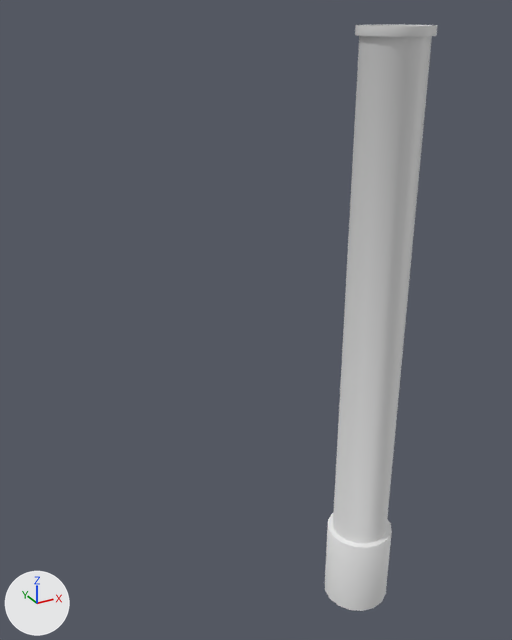
Two versions of the FBX model Escape Bloodhill Unity/Assets/Level Design/Nathan Assets/Basement Assets/Instance/Basement_CylPillar.fbx, one commit apart.
Rendered twice from a 50 mm lens placed at (-34.41, -5.89, 2.55), pointed at (-32.86, -3.08, 1.14). Arrows for +X, +Y and +Z are at lower left; the lights stay in place.

The first picture shows 'Basement_ConcretePillar.001'.
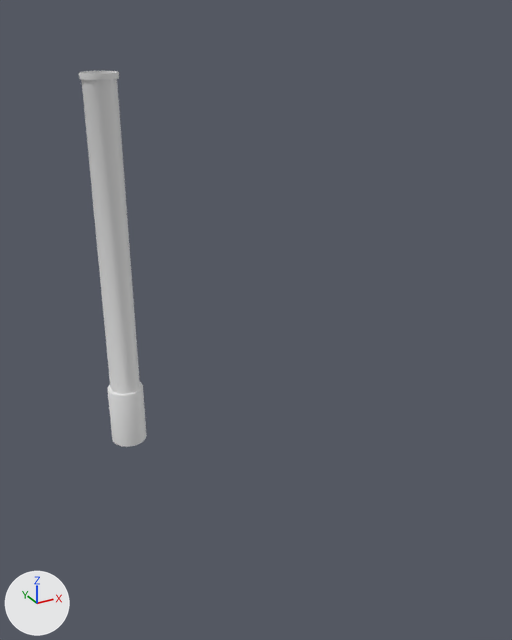
Commit message: Added Cylinder Pillar

Patch to the scene script:
```diff
--- a/Escape Bloodhill Unity/Assets/Level Design/Nathan Assets/Basement Assets/Instance/Basement_CylPillar.fbx.py
+++ b/Escape Bloodhill Unity/Assets/Level Design/Nathan Assets/Basement Assets/Instance/Basement_CylPillar.fbx.py
@@ me_mesh_003 @@
 me_mesh_003.from_pydata(...)  # 224 vertices, 208 faces; spans x -0.15..0.15, y -0.15..0.15, z -0.5..2.0
 # used by ob_basement_concretepillar_001; location = (-32.737, -3.831, 2.004); rotation_euler = (0.0, -3.142, 0.0), in degrees (0, -180, 0)
+# me_mesh_003 part 1: all 112 vertices in x -0.14..0.14, y -0.14..0.14, z -0.5..-0.46 are moved by (0.0, 0.0, 0.25)
 me_mesh_003.materials.append(mat_basement_cylpillar)
@@ ob_basement_concretepillar_001 @@
 ob_basement_concretepillar_001 = bpy.data.objects.new('Basement_ConcretePillar.001', me_mesh_003)
-ob_basement_concretepillar_001.location = (-32.737, -3.831, 2.004)
+ob_basement_concretepillar_001.location = (-33.243, -2.061, 2.004)
 ob_basement_concretepillar_001.rotation_euler = (0.0, -3.142, 0.0)  # degrees (0, -180, 0)
+ob_basement_concretepillar_001.scale = (0.75, 0.75, 1.0)
```

What differs and where, as boxes (x1, y1, x2, y2) in the pictures (512 x 640 px; the box of a moved part takes in the faces that stretch with it):
'Basement_ConcretePillar.001', reshaped, moved, rescaled (39% narrower, 36% shorter): before (325, 24, 437, 611); after (79, 71, 147, 447)
part 1 of me_mesh_003, moved or reshaped: before (333, 24, 437, 543); after (79, 71, 140, 394)
